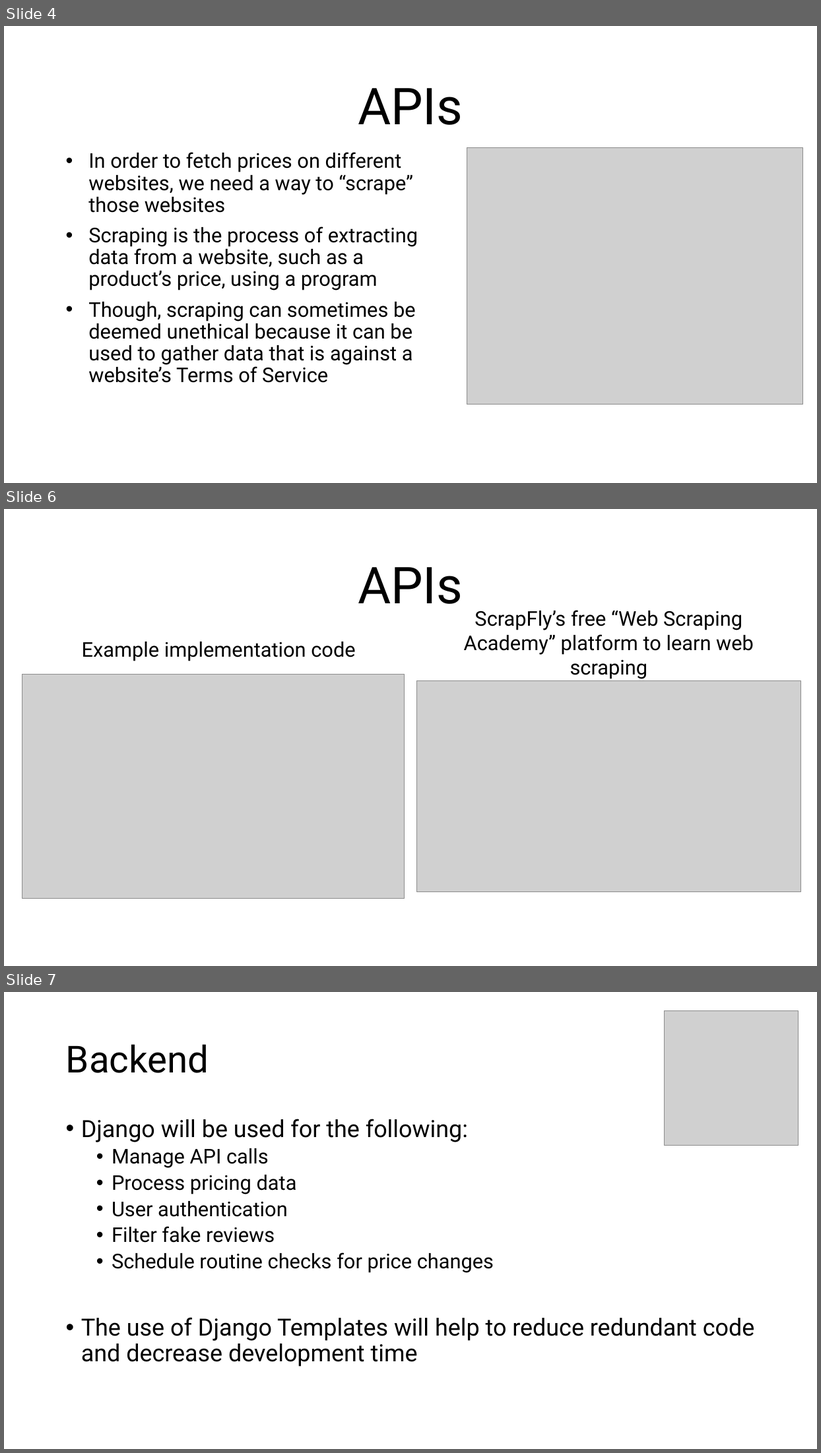
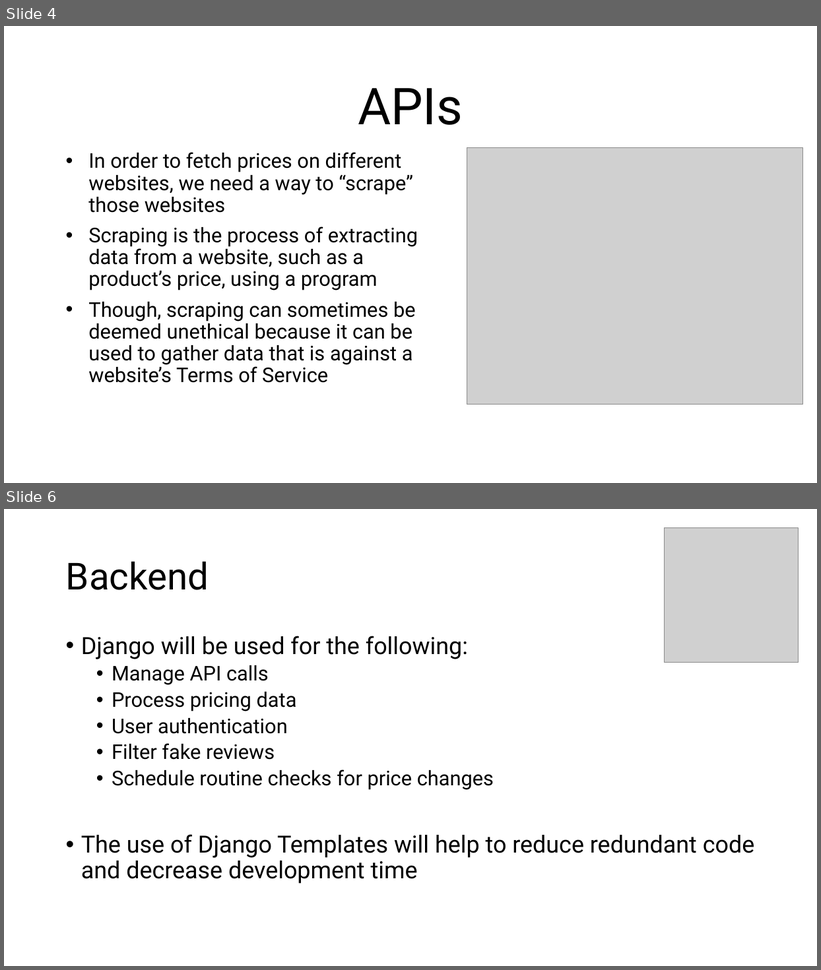
Before and after one commit to Jormungandr72/Cross-Website-Price-Checker, a slide deck: Documentation/Phase-One-Docs/CPT-200_Phase_One_Presentation.ppt. Shown one above the other, each under a label of ours: slides 4, 6 and 7 before the commit, slides 4 and 6 after it; the slides between them are not shown. The pictures are 821x1453 and 821x970 pixels, drawn with LibreOffice and Linux fonts; fonts in the diff are those of the drawing; grey boxes stand for pictures. Boxes give left, top, right and bottom in pixels: in the first picture for what was removed or moved away, otherwise in the second. Text is boxed around its words. In the diff, an @@ line names an element or a change of style, - is before the commit and + after.

Commit message:
Updated Phase One Presentation
Reduced redundant text and adjusted slide count to meet requirements.

```diff
--- a/Documentation/Phase-One-Docs/CPT-200_Phase_One_Presentation.ppt
+++ b/Documentation/Phase-One-Docs/CPT-200_Phase_One_Presentation.ppt
@@ slide 6 removed at (4, 509, 817, 966), background #FFFFFF @@
@@ text removed at (358, 567, 463, 604) @@
-APIs
@@ text removed at (464, 610, 754, 679) @@
-ScrapFly’s free “Web Scraping Academy” platform to learn web scraping
@@ text removed at (82, 642, 355, 661) @@
-Example implementation code
@@ picture removed at (22, 674, 404, 898) @@
@@ picture removed at (416, 681, 800, 892) @@
@@ what was slide 7 is now slide 6 @@
```
Also in this commit, not shown: 2 slides changed.
